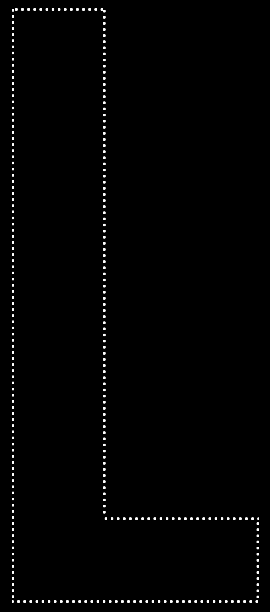
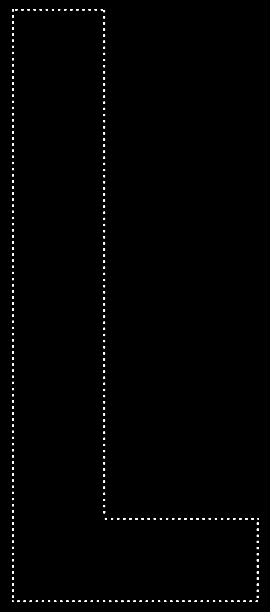
Revision of a layered 270 × 612 image; what changed, layer by layer:
painted on "모양 1", masked it over [12, 8, 259, 603]
